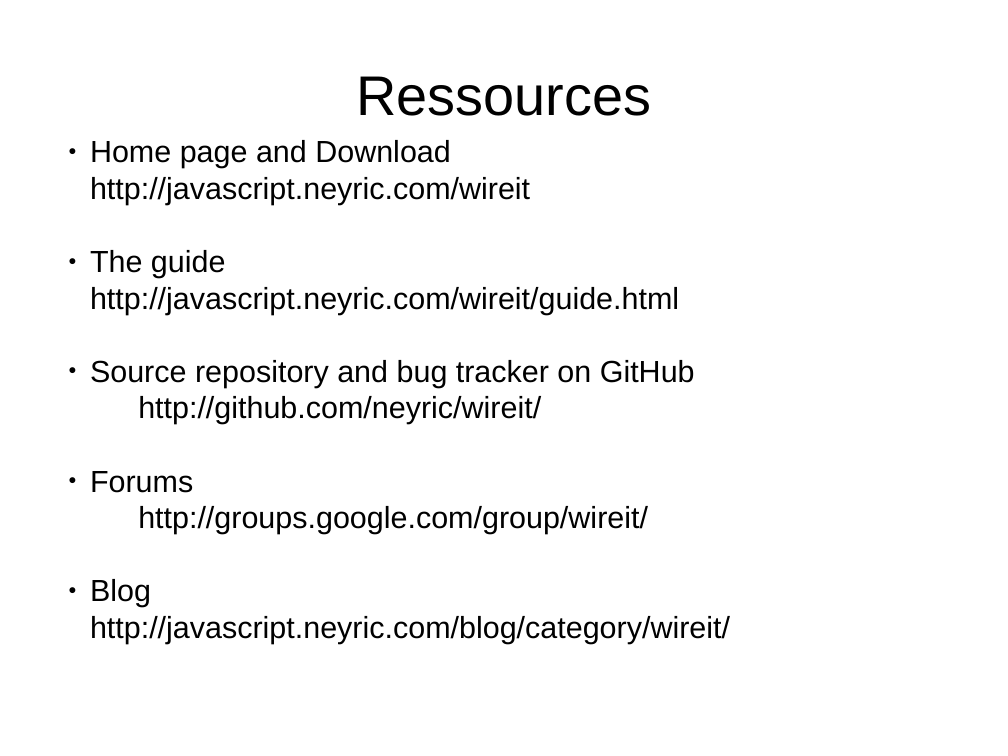
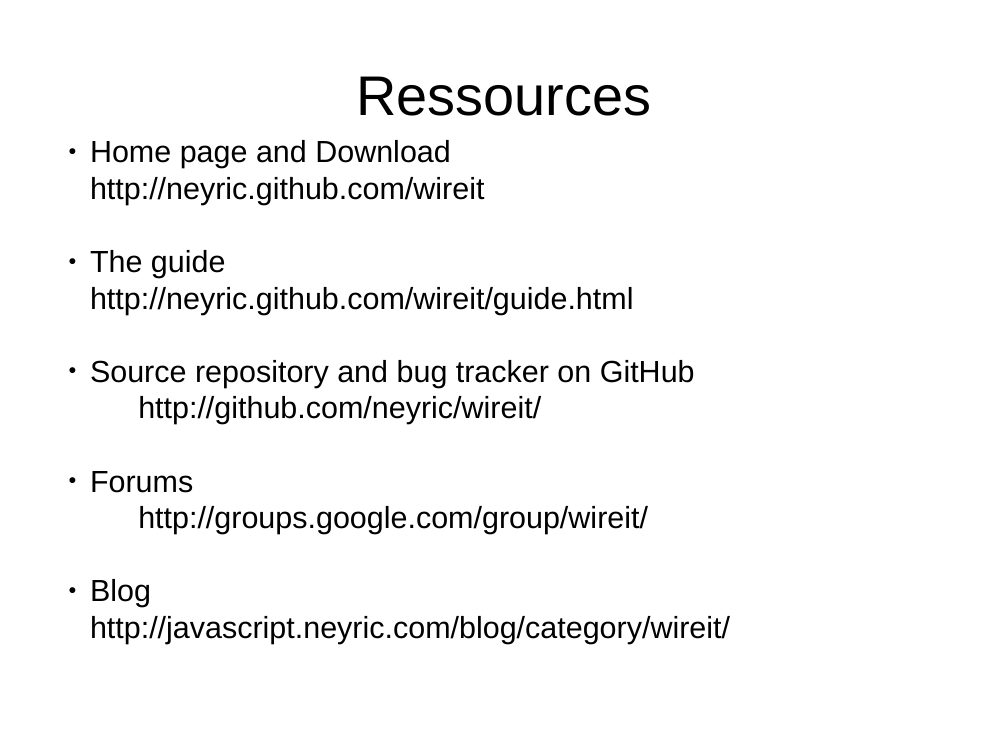
Before and after one commit to ericabouaf/wireit, a slide deck: slide 20 of res/WireIt presentation.odp. Drawn at 1008x756 pixels with LibreOffice and Linux fonts; fonts in the diff are those of the drawing. Boxes give left, top, right and bottom in pixels: in the first picture for what was removed or moved away, otherwise in the second. Text is boxed around its words. In the diff, an @@ line names an element or a change of style, - is before the commit and + after.

```diff
--- a/res/WireIt presentation.odp
+++ b/res/WireIt presentation.odp
@@ subtitle at (x1=90, y1=177, x2=484, y2=205): text changed @@
-  http://javascript.neyric.com/wireit
+  http://neyric.github.com/wireit
@@ subtitle at (x1=90, y1=287, x2=634, y2=315): text changed @@
-  http://javascript.neyric.com/wireit/guide.html
+  http://neyric.github.com/wireit/guide.html
```
Also in this commit, not shown: 1 other slide changed.
